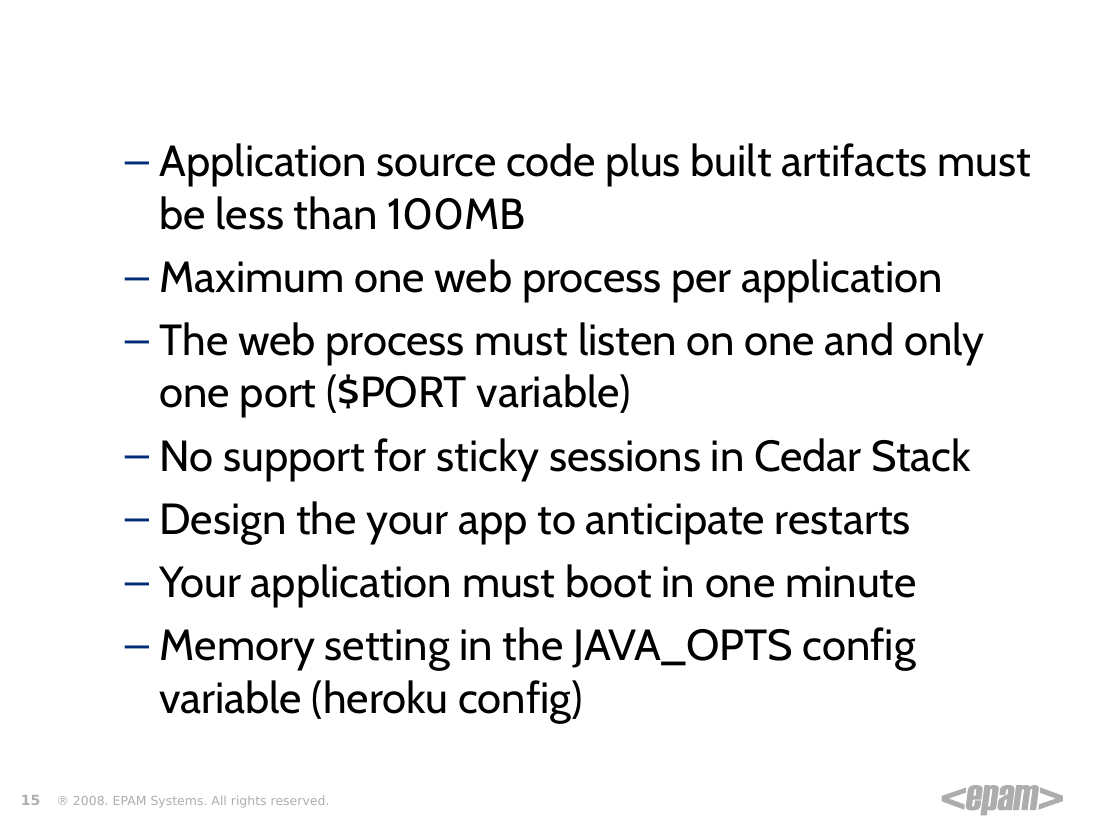
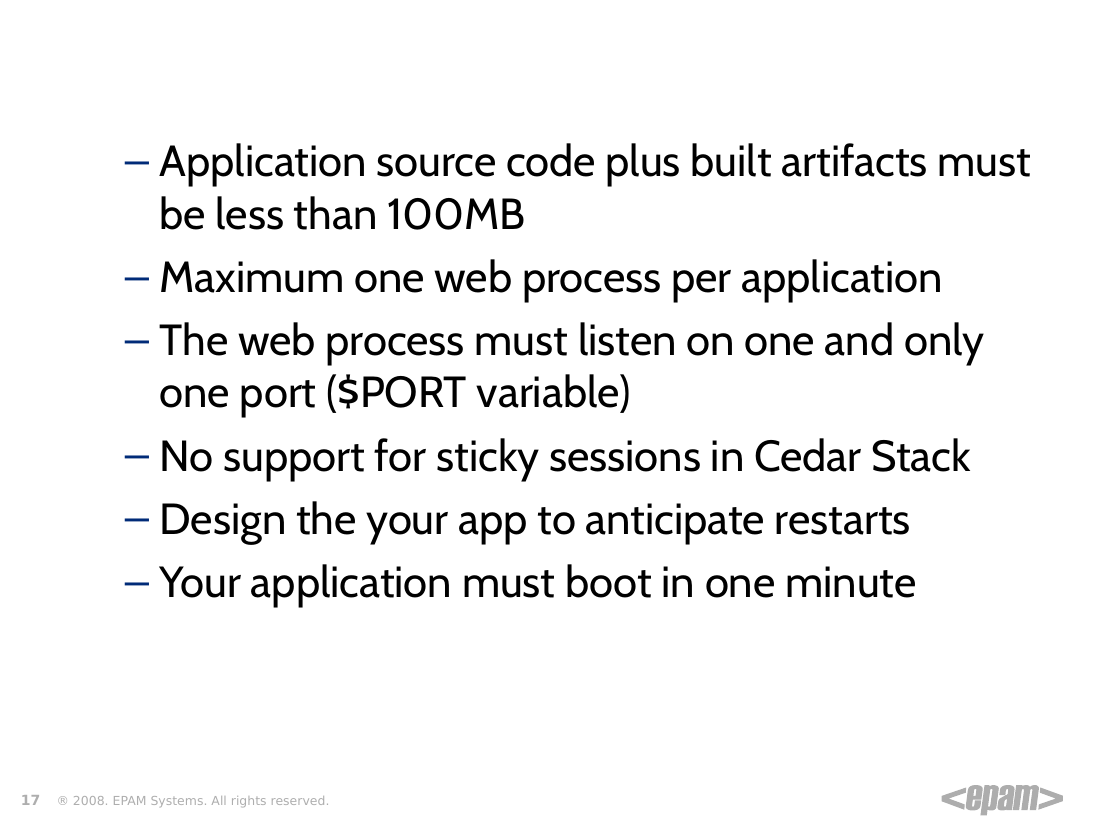
Before and after one commit to zgorbe/Heroku-HelloWorld, a slide deck: slide 17 of Heroku.ppt (slide 15 before the commit). Drawn at 1120x840 pixels with LibreOffice and Linux fonts; fonts in the diff are those of the drawing; background and template pictures are left out. Boxes give left, top, right and bottom in pixels: in the first picture for what was removed or moved away, otherwise in the second. Text is boxed around its words. In the diff, an @@ line names an element or a change of style, - is before the commit and + after.

Commit message:
Heroku docs updated

```diff
--- a/Heroku.ppt
+++ b/Heroku.ppt
@@ text at [160,627,916,723]: paragraph removed @@
-  – Memory setting in the JAVA_OPTS config variable (heroku config)
@@ page number at [21,795,40,805]: text changed @@
-15
+17
```
Also in this commit, not shown: 11 other slides changed, 2 slides added, 1 other file.
